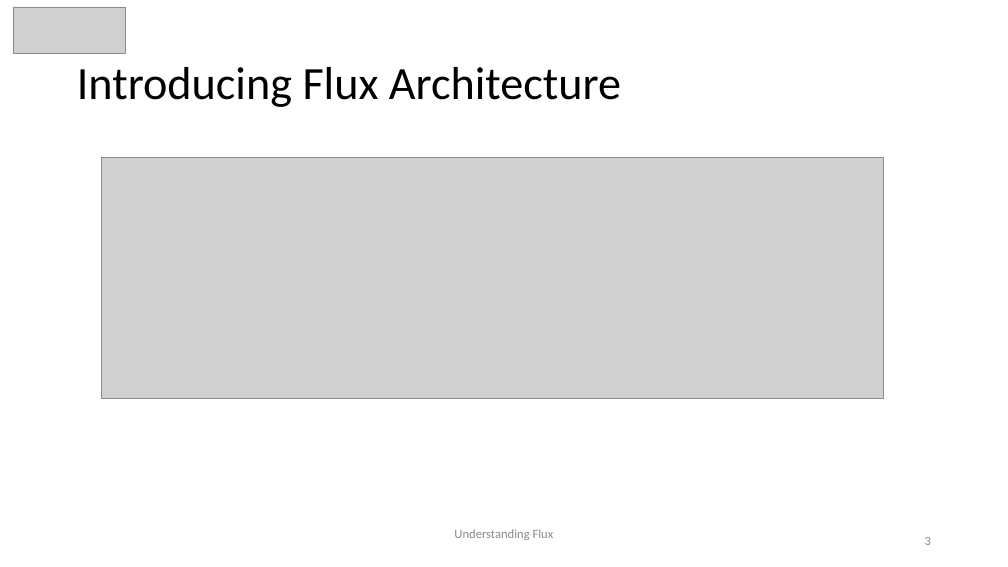
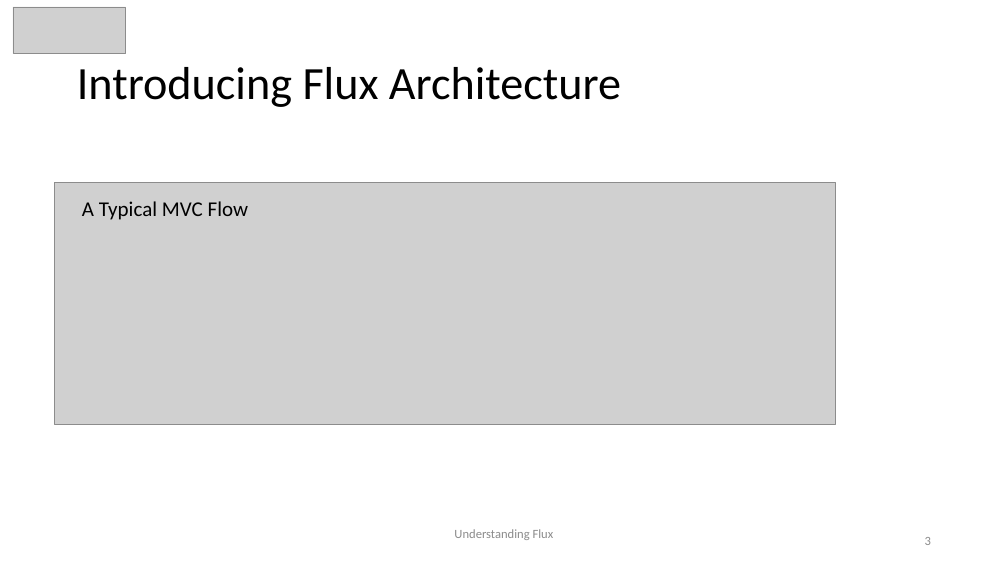
Before and after one commit to awahab29/samplealt, a slide deck: slide 3 of React.pptx. Drawn at 1008x567 pixels with LibreOffice and Linux fonts; fonts in the diff are those of the drawing; grey boxes stand for pictures. Boxes give left, top, right and bottom in pixels: in the first picture for what was removed or moved away, otherwise in the second. Text is boxed around its words. In the diff, an @@ line names an element or a change of style, - is before the commit and + after.

```diff
--- a/React.pptx
+++ b/React.pptx
@@ picture: place and size @@
-picture at <box>101,157,883,399</box>
+picture at <box>54,183,836,424</box>
@@ text added at <box>82,201,249,220</box>, 20 pt, text #000000 @@
+A Typical MVC Flow
```
Also in this commit, not shown: 3 other slides changed, 1 slide removed.
